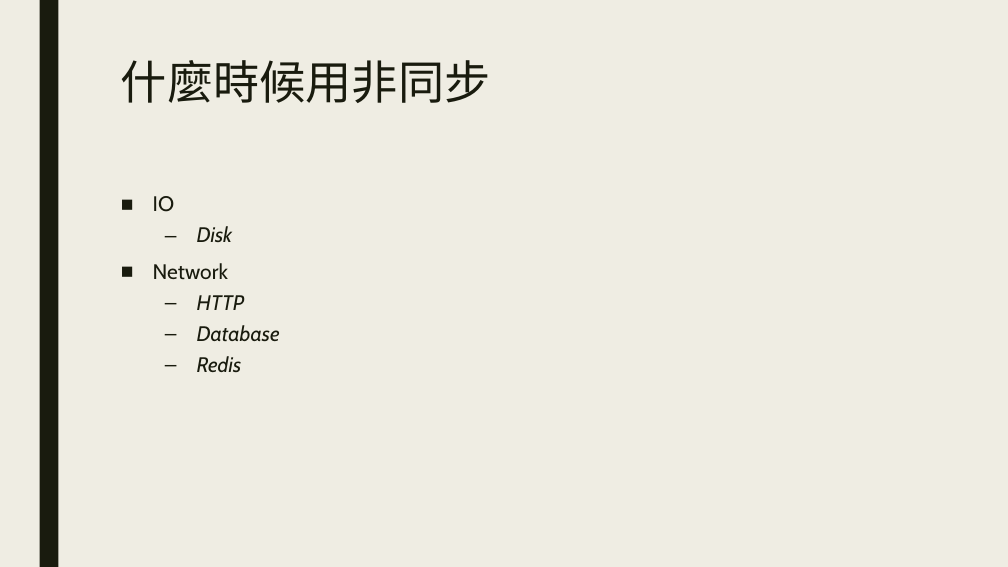
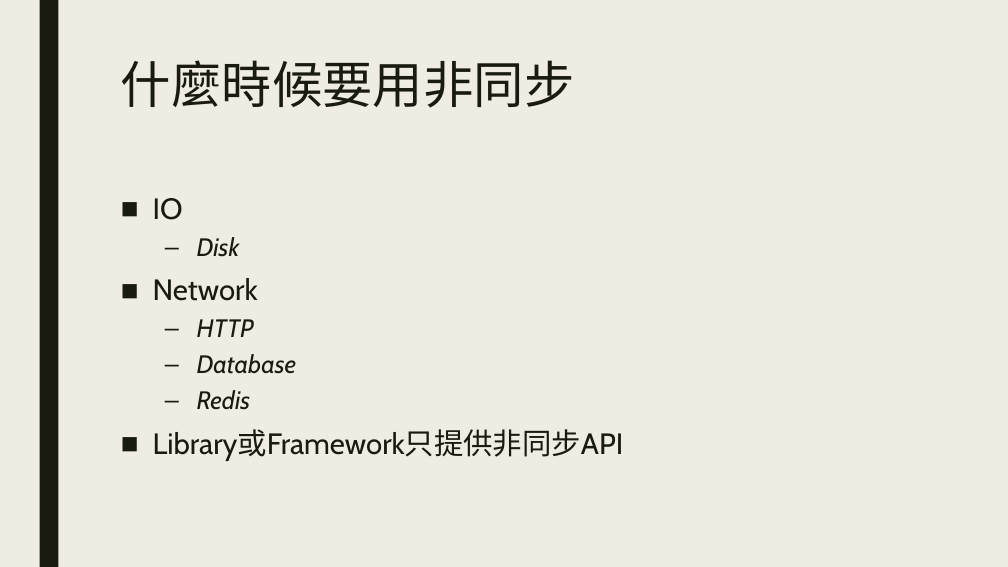
Before and after one commit to ryans610/.NET-Async-Basic, a slide deck: slide 8 of .NET非同步入門.pptx. Drawn at 1008x567 pixels with LibreOffice and Linux fonts; fonts in the diff are those of the drawing. Boxes give left, top, right and bottom in pixels: in the first picture for what was removed or moved away, otherwise in the second. Text is boxed around its words. In the diff, an @@ line names an element or a change of style, - is before the commit and + after.

```diff
--- a/.NET非同步入門.pptx
+++ b/.NET非同步入門.pptx
@@ title at [121, 60, 575, 108]: text changed; size 44 to 48 pt @@
-什麼時候用非同步
+什麼時候要用非同步
@@ text at [153, 198, 297, 410]: size 20 to 28 pt in "IO", "Network"; size 20 to 24 pt in "Disk", "HTTP", "Database", "Redis" @@
@@ text at [153, 429, 624, 461]: paragraph added @@
+■ Library或Framework只提供非同步API
```
Also in this commit, not shown: 5 other slides changed, 2 slides added.
